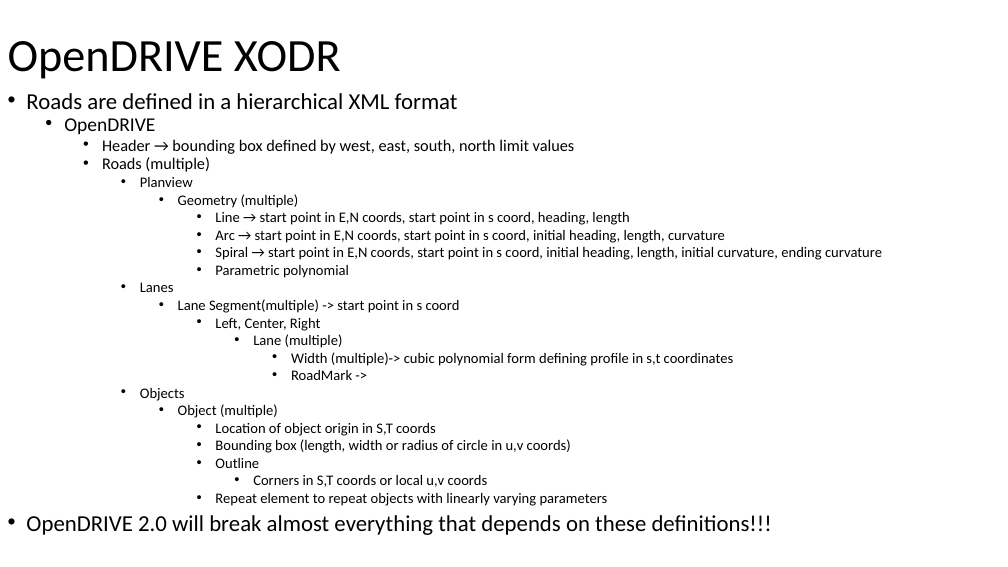
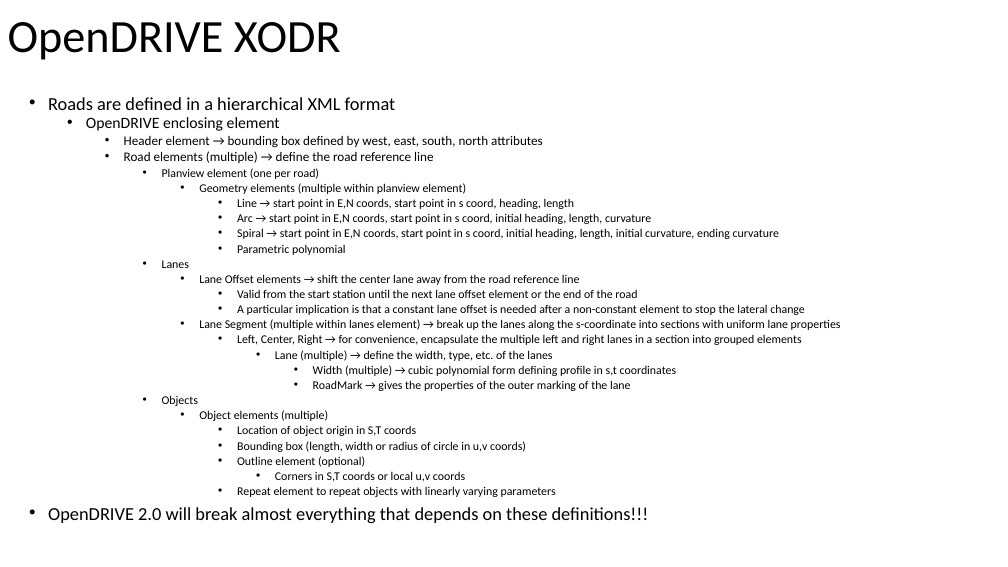
Before and after one commit to ivsg-psu/PathPlanning_MapTools_ParseXODR, a slide deck: slide 3 of Documents/OpenDRIVE-MATLAB.pptx. Drawn at 1008x567 pixels with LibreOffice and Linux fonts; fonts in the diff are those of the drawing. Boxes give left, top, right and bottom in pixels: in the first picture for what was removed or moved away, otherwise in the second. Text is boxed around its words. In the diff, an @@ line names an element or a change of style, - is before the commit and + after.

Commit message:
DOC: added more documentation for the overall library of functions related to conversion, plotting, and handling of OpenDRIVE data structures in MATLAB

```diff
--- a/Documents/OpenDRIVE-MATLAB.pptx
+++ b/Documents/OpenDRIVE-MATLAB.pptx
@@ title "OpenDRIVE XODR": place and size @@
-title "OpenDRIVE XODR" at [8, 41, 341, 79]
+title "OpenDRIVE XODR" at [8, 22, 341, 60]
@@ text "Roads are defined in a ...": place and size @@
-text "Roads are defined in a ..." at [26, 93, 882, 535]
+text "Roads are defined in a ..." at [48, 97, 841, 523]
@@ text at [48, 97, 779, 523]: size 21.7 to 17.5 pt in "Roads are defined in a hierarchical XML ...", "OpenDRIVE 2.0 will break almost everything that ..."; size 13.9 to 11.2 pt in "Line → start point in E,N coords, ...", "Arc → start point in E,N coords, ...", "Spiral → start point in E,N coords, ...", "Parametric polynomial" and 6 more places @@
@@ text at [86, 117, 543, 194]: text changed; size 15.5 to 12.5 pt @@
-  • OpenDRIVE
-    • Header → bounding box defined by west, east, south, north limit values
-    • Roads (multiple)
-      • Planview
-        • Geometry (multiple)
+  • OpenDRIVE enclosing element
+    • Header element → bounding box defined by west, east, south, north attributes
+    • Road elements (multiple) → define the road reference line
+      • Planview element (one per road)
+        • Geometry elements (multiple within planview element)
@@ text at [199, 274, 841, 391]: text changed; size 13.9 to 11.2 pt @@
-        • Lane Segment(multiple) -> start point in s coord
-          • Left, Center, Right
-            • Lane (multiple)
-              • Width (multiple)-> cubic polynomial form defining profile in s,t coordinates
-              • RoadMark ->
+        • Lane Offset elements → shift the center lane away from the road reference line
+          • Valid from the start station until the next lane offset element or the end of the road
+          • A particular implication is that a constant lane offset is needed after a non-constant element to stop the lateral change
+        • Lane Segment (multiple within lanes element) → break up the lanes along the s-coordinate into sections with uniform lane properties
+          • Left, Center, Right → for convenience, encapsulate the multiple left and right lanes in a section into grouped elements
+            • Lane (multiple) → define the width, type, etc. of the lanes
+              • Width (multiple) → cubic polynomial form defining profile in s,t coordinates
+              • RoadMark → gives the properties of the outer marking of the lane
@@ text at [199, 410, 328, 421]: text changed; size 13.9 to 11.2 pt @@
-        • Object (multiple)
+        • Object elements (multiple)
@@ text at [237, 456, 365, 467]: text changed; size 13.9 to 11.2 pt @@
-          • Outline
+          • Outline element (optional)
```
Also in this commit, not shown: 10 other slides changed, 10 slides added, 3 slides removed, 3 other files.
